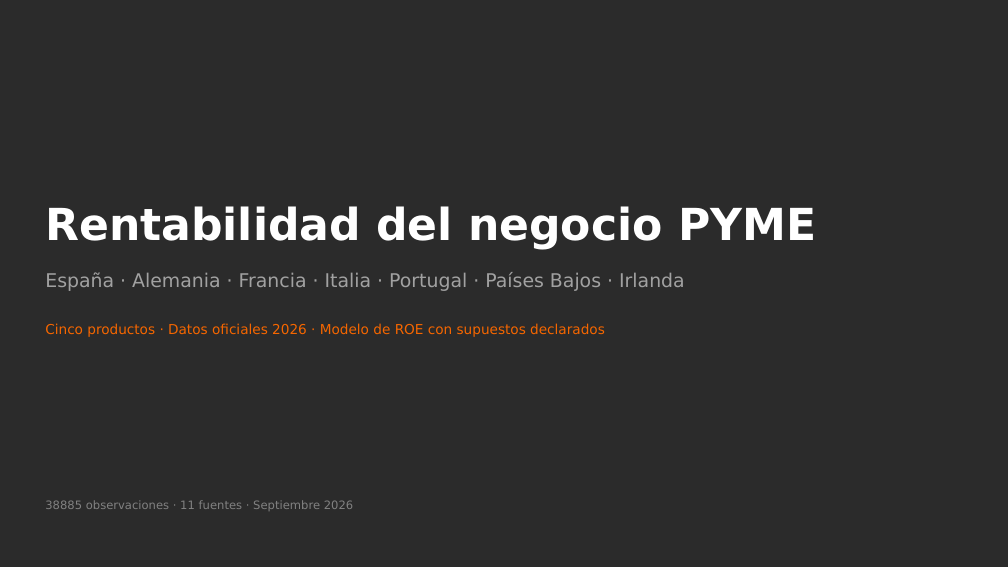
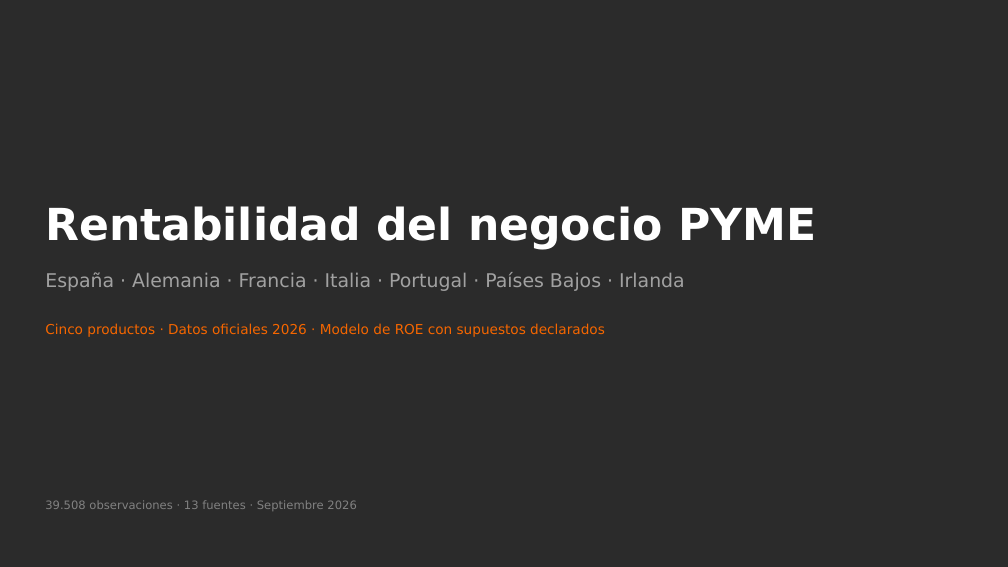
Before and after one commit to agomez2812-lang/sturdy-barnacle, a slide deck: slide 1 of pres/rentabilidad_pyme.pptx. Drawn at 1008x567 pixels with LibreOffice and Linux fonts; fonts in the diff are those of the drawing. Boxes give left, top, right and bottom in pixels: in the first picture for what was removed or moved away, otherwise in the second. Text is boxed around its words. In the diff, an @@ line names an element or a change of style, - is before the commit and + after.

```diff
--- a/pres/rentabilidad_pyme.pptx
+++ b/pres/rentabilidad_pyme.pptx
@@ text at [45, 500, 356, 511]: text changed @@
-38885 observaciones · 11 fuentes · Septiembre 2026
+39.508 observaciones · 13 fuentes · Septiembre 2026
```
Also in this commit, not shown: 4 other slides changed, 2 other files.
